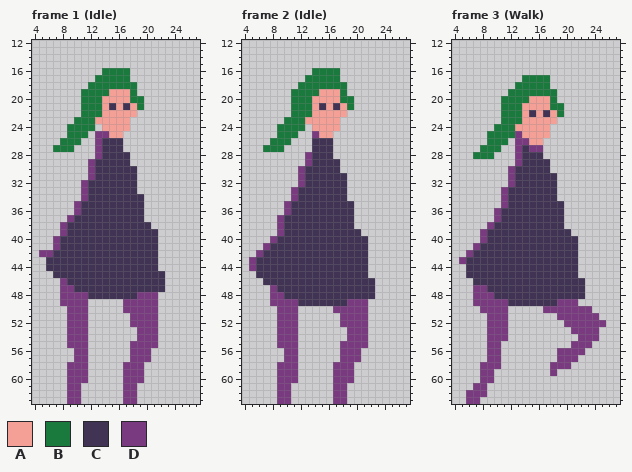
One commit to this pixel-art file: assets/sprites/temp_hero.aseprite. Above: the version before the commit.
32x64 pixels, 7 frames. Shown: frame 1 (Idle): x 4..27, y 12..63; frame 2 (Idle): x 4..27, y 12..63; frame 3 (Walk): x 4..27, y 12..63. The commit also changed other frames, which this record leaves out.
Visible layers, top first: "Hat", "head", "body", "leg_right", "leg_left".
Palette (. is transparent): A #f5a097  B #1a7a3e  C #403353  D #793a80
Pixels before, frame 1 (Idle), first column x 5:
16 .........BBBB.....
17 ........BBBBB.....
18 .......BBBBBBB....
19 ......BBBBAAAB....
20 ......BBBAAAABB...
21 ......BBBACACAB...
22 ......BBBAAAAA....
23 .....BBBAAAAA.....
24 ....BBBB.AAAA.....
25 ....BBB.DDAA......
26 ...BBB..DCCC......
27 ..BBB...DCCC......
28 ........DCCCC.....
29 .......DCCCCC.....
30 .......DCCCCCC....
31 .......DCCCCCC....
32 ......DCCCCCCC....
33 ......DCCCCCCC....
34 ......DCCCCCCCC...
35 .....DCCCCCCCCC...
36 .....DCCCCCCCCC...
37 ....DCCCCCCCCCC...
38 ...DCCCCCCCCCCCC..
39 ...DCCCCCCCCCCCCC.
40 ..DCCCCCCCCCCCCCC.
41 ..DCCCCCCCCCCCCCC.
42 DDCCCCCCCCCCCCCCC.
43 .CCCCCCCCCCCCCCCC.
44 .CCCCCCCCCCCCCCCC.
45 ..CCCCCCCCCCCCCCCC
46 ...DCCCCCCCCCCCCCC
47 ...DDCCCCCCCCCCCCC
48 ...DDDDCCCCCCCDDD.
49 ...DDDD.....DDDDD.
50 ....DDD.....DDDDD.
51 ....DDD......DDDD.
52 ....DDD......DDDD.
53 ....DDD.......DDD.
54 ....DDD.......DDD.
55 ....DDD......DDDD.
56 .....DD......DDD..
57 .....DD......DDD..
58 ....DDD.....DDD...
59 ....DDD.....DDD...
60 ....DDD.....DDD...
61 ....DD......DD....
62 ....DD......DD....
63 ....DD......DD....
Pixels before, frame 2 (Idle), first column x 5:
16 .........BBBB.....
17 ........BBBBB.....
18 .......BBBBBBB....
19 ......BBBBAAAB....
20 ......BBBAAAABB...
21 ......BBBACACAB...
22 ......BBBAAAAA....
23 .....BBBAAAAA.....
24 ....BBBB.AAAA.....
25 ....BBB..DAA......
26 ...BBB...CCC......
27 ..BBB....CCC......
28 ........DCCC......
29 ........DCCCC.....
30 .......DCCCCC.....
31 .......DCCCCCC....
32 .......DCCCCCC....
33 ......DCCCCCCC....
34 ......DCCCCCCC....
35 .....DCCCCCCCCC...
36 .....DCCCCCCCCC...
37 ....DCCCCCCCCCC...
38 ....DCCCCCCCCCC...
39 ....DCCCCCCCCCCC..
40 ...DCCCCCCCCCCCCC.
41 ..DCCCCCCCCCCCCCC.
42 .DCCCCCCCCCCCCCCC.
43 DCCCCCCCCCCCCCCCC.
44 DCCCCCCCCCCCCCCCC.
45 .CCCCCCCCCCCCCCCC.
46 ..CCCCCCCCCCCCCCCC
47 ...DCCCCCCCCCCCCCC
48 ...DDCCCCCCCCCCCCC
49 ...DDDDCCCCCCCDDD.
50 ....DDD.....DDDDD.
51 ....DDD......DDDD.
52 ....DDD......DDDD.
53 ....DDD.......DDD.
54 ....DDD.......DDD.
55 ....DDD......DDDD.
56 .....DD......DDD..
57 .....DD......DDD..
58 ....DDD.....DDD...
59 ....DDD.....DDD...
60 ....DDD.....DDD...
61 ....DD......DD....
62 ....DD......DD....
63 ....DD......DD....
Pixels before, frame 3 (Walk), first column x 5:
17 .........BBBB........
18 ........BBBBB........
19 .......BBBBBBB.......
20 ......BBBBAAAB.......
21 ......BBBAAAABB......
22 ......BBBACACAB......
23 ......BBBAAAAA.......
24 .....BBBAAAAA........
25 ....BBBBDAAAA........
26 ....BBB.DDAA.........
27 ...BBB..DCDD.........
28 ..BBB...DCCC.........
29 ........DCCCC........
30 .......DCCCCC........
31 .......DCCCCCC.......
32 .......DCCCCCC.......
33 ......DCCCCCCC.......
34 ......DCCCCCCC.......
35 ......DCCCCCCCC......
36 .....DCCCCCCCCC......
37 .....DCCCCCCCCC......
38 ....DCCCCCCCCCC......
39 ...DCCCCCCCCCCCC.....
40 ...DCCCCCCCCCCCCC....
41 ..DCCCCCCCCCCCCCC....
42 .DCCCCCCCCCCCCCCC....
43 DCCCCCCCCCCCCCCCC....
44 .CCCCCCCCCCCCCCCC....
45 .CCCCCCCCCCCCCCCC....
46 ..CCCCCCCCCCCCCCCC...
47 ..DDCCCCCCCCCCCCCC...
48 ..DDDCCCCCCCCCCCCC...
49 ..DDDDDCCCCCCCDDD....
50 ...DDDD.....DDDDDDD..
51 ....DDD.......DDDDDD.
52 ....DDD........DDDDDD
53 ....DDD.........DDDD.
54 ....DDD..........DDD.
55 ....DD..........DDD..
56 ....DD........DDDD...
57 ....DD........DDD....
58 ...DDD.......DDD.....
59 ...DD........D.......
60 ...DD................
61 ..DD.................
62 .DDD.................
63 .DD..................
After:
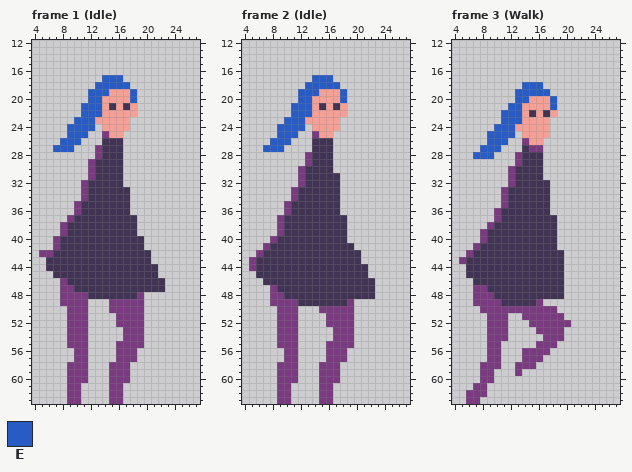
Colours new in this view: E #285cc4
Diff:
Changed rows in their new state; - is an unchanged pixel.
Frame 1 (Idle), layers "Hat", "body", "leg_right":
first column x 7:
16 -------....-----
17 ------.EEE.-----
18 -----.EEEEE.----
19 ----.EEE---E----
20 ----.EE----E.---
21 ----EEE-----.---
22 ----EEE---------
23 ---EEE----------
24 --EEEE----------
25 --EEE-.---------
26 -EEE--.---------
27 EEE-------------
28 ----------.-----
29 ----------.-----
30 ----------..----
31 ----------..----
32 ----------..----
33 -----------.----
34 -----------..---
35 -----------..---
36 -----------..---
37 ------------.---
38 ------------..--
39 ------------...-
40 -------------..-
41 -------------..-
42 --------------.-
43 --------------.-
45 ---------------.
48 -------------..-
49 --------DD---..-
50 --------DD---..-
51 ---------DD--..-
52 ---------DD--..-
53 ----------DD-..-
54 ----------DD-..-
55 ---------DD--..-
56 ---------DD-..--
57 ---------DD-..--
58 --------DD-..---
59 --------DD-..---
60 --------DD-..---
61 --------DD..----
62 --------DD..----
63 --------DD..----
Frame 2 (Idle), layers "Hat", "body", "leg_right":
first column x 7:
16 -------....----
17 ------.EEE.----
18 -----.EEEEE.---
19 ----.EEE---E---
20 ----.EE----E.--
21 ----EEE-----.--
22 ----EEE--------
23 ---EEE---------
24 --EEEE---------
25 --EEE----------
26 -EEE-----------
27 EEE------------
29 ----------.----
30 ----------.----
31 -----------.---
32 -----------.---
33 -----------.---
34 -----------.---
35 -----------..--
36 -----------..--
37 ------------.--
38 ------------.--
39 ------------..-
40 ------------...
41 -------------..
42 --------------.
43 --------------.
first column x 15:
49 -----..
50 DD---..
51 -DD--..
52 -DD--..
53 --DD-..
54 --DD-..
55 -DD--..
56 -DD-..-
57 -DD-..-
58 DD-..--
59 DD-..--
60 DD-..--
61 DD..---
62 DD..---
63 DD..---
Frame 3 (Walk):
first column x 7:
17 -------....--------
18 ------.EEE.--------
19 -----.EEEEE.-------
20 ----..EE---E-------
21 ----.EE----E.------
22 ----EEE-----.------
23 ----EEE----.-------
24 ---EEE-------------
25 --EEEE.------------
26 --EEE-.------------
27 -EEE--.------------
28 EEE----------------
29 ----------.--------
30 ----------.--------
31 ----------..-------
32 -----------.-------
33 -----------.-------
34 -----------.-------
35 -----------..------
36 -----------..------
37 ------------.------
38 ------------.------
39 ------------..-----
40 ------------...----
41 ------------...----
42 -------------..----
43 -------------..----
44 -------------..----
45 -------------..----
46 -------------...---
47 -------------...---
48 -------------...---
49 ----C----D.....----
50 -----DDDDD--.....--
51 -------DDDDD-.....-
52 --------DDDDD-.....
53 ---------DDDD-....-
54 ----------DDD--...-
55 ---------DDD--...--
56 -------DDDD-....---
57 -------DDD--...----
58 ------DDD--...-----
59 ------D----.-------
